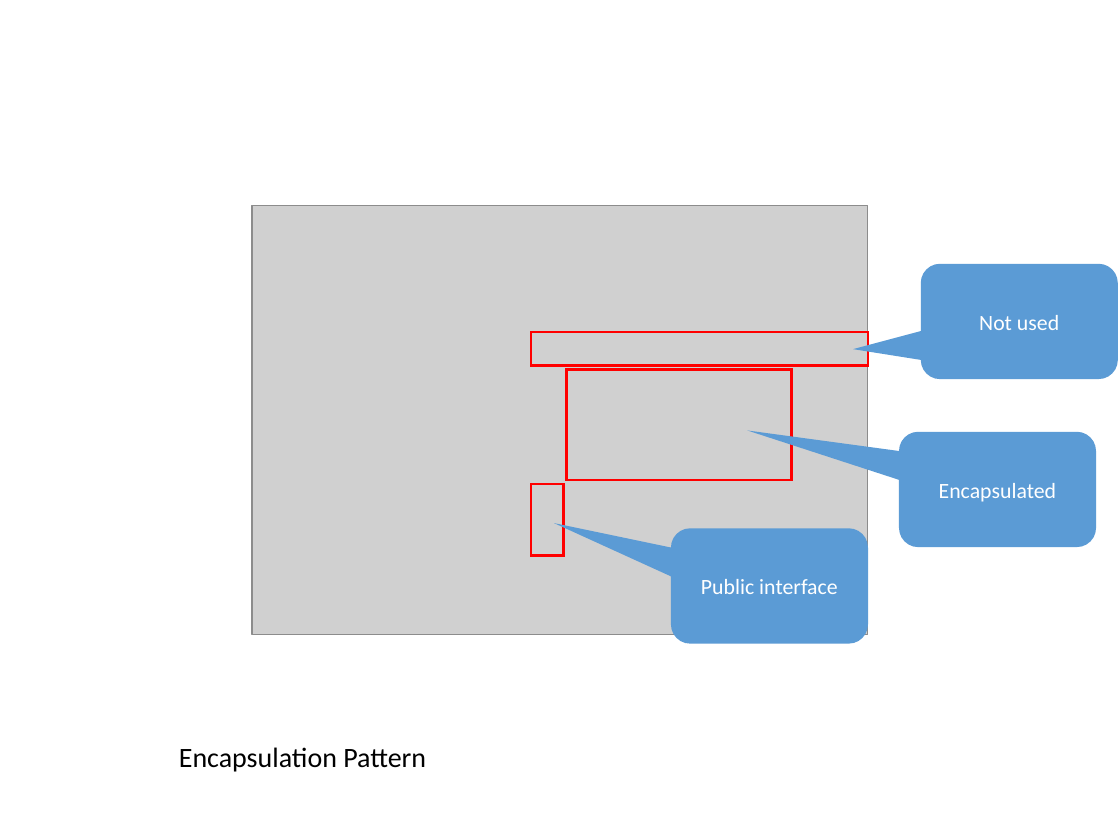
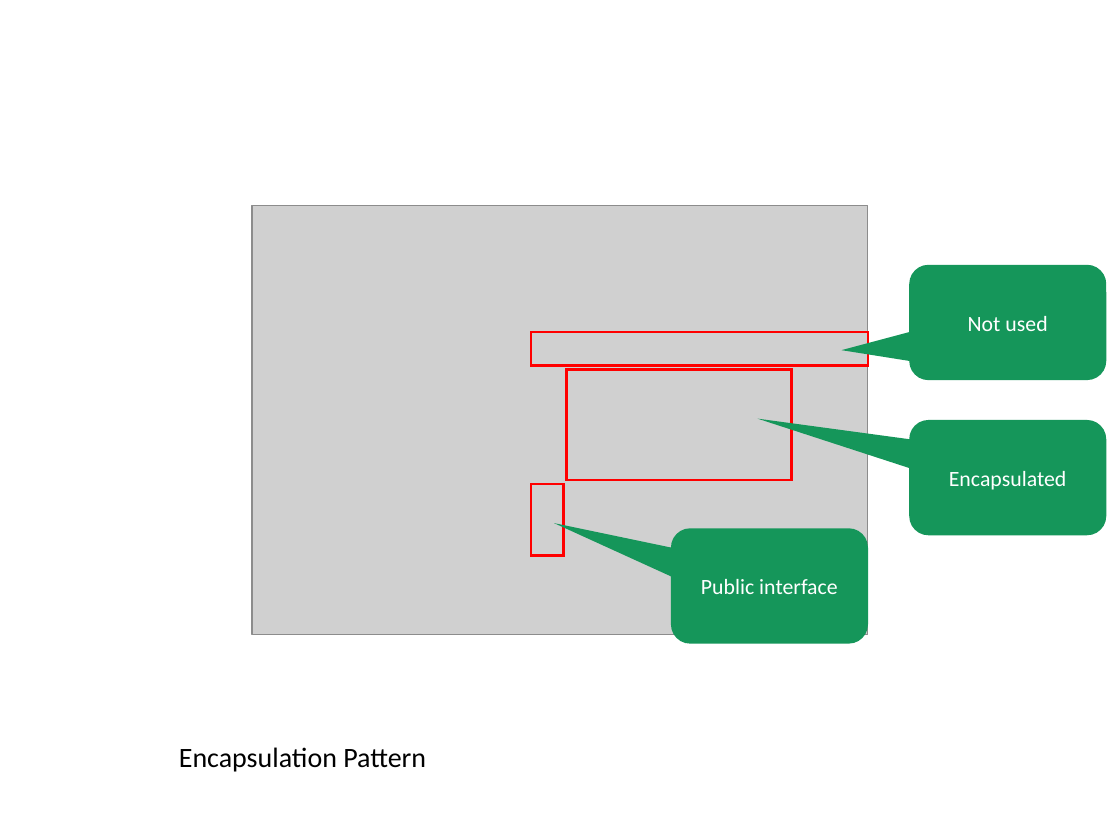
Before and after one commit to dsmsuite/dsmsuite.github.io, a slide deck: slide 9 of assets/img/Images.pptx (slide 10 before the commit). Drawn at 1120x840 pixels with LibreOffice and Linux fonts; fonts in the diff are those of the drawing; grey boxes stand for pictures. Boxes give left, top, right and bottom in pixels: in the first picture for what was removed or moved away, otherwise in the second. Text is boxed around its words. In the diff, an @@ line names an element or a change of style, - is before the commit and + after.

```diff
--- a/assets/img/Images.pptx
+++ b/assets/img/Images.pptx
@@ rounded speech box "Not used": place and size @@
-rounded speech box "Not used" at [921, 264, 1118, 380]
+rounded speech box "Not used" at [909, 264, 1107, 380]
@@ fill #5B9BD5 to #15965A in 3 elements at [671, 529, 868, 644], [909, 264, 1107, 380], [909, 420, 1107, 535] @@
@@ rounded speech box "Encapsulated": place and size @@
-rounded speech box "Encapsulated" at [899, 432, 1096, 548]
+rounded speech box "Encapsulated" at [909, 420, 1107, 535]
```
Also in this commit, not shown: 12 other slides changed, 1 slide removed, 13 other files.
